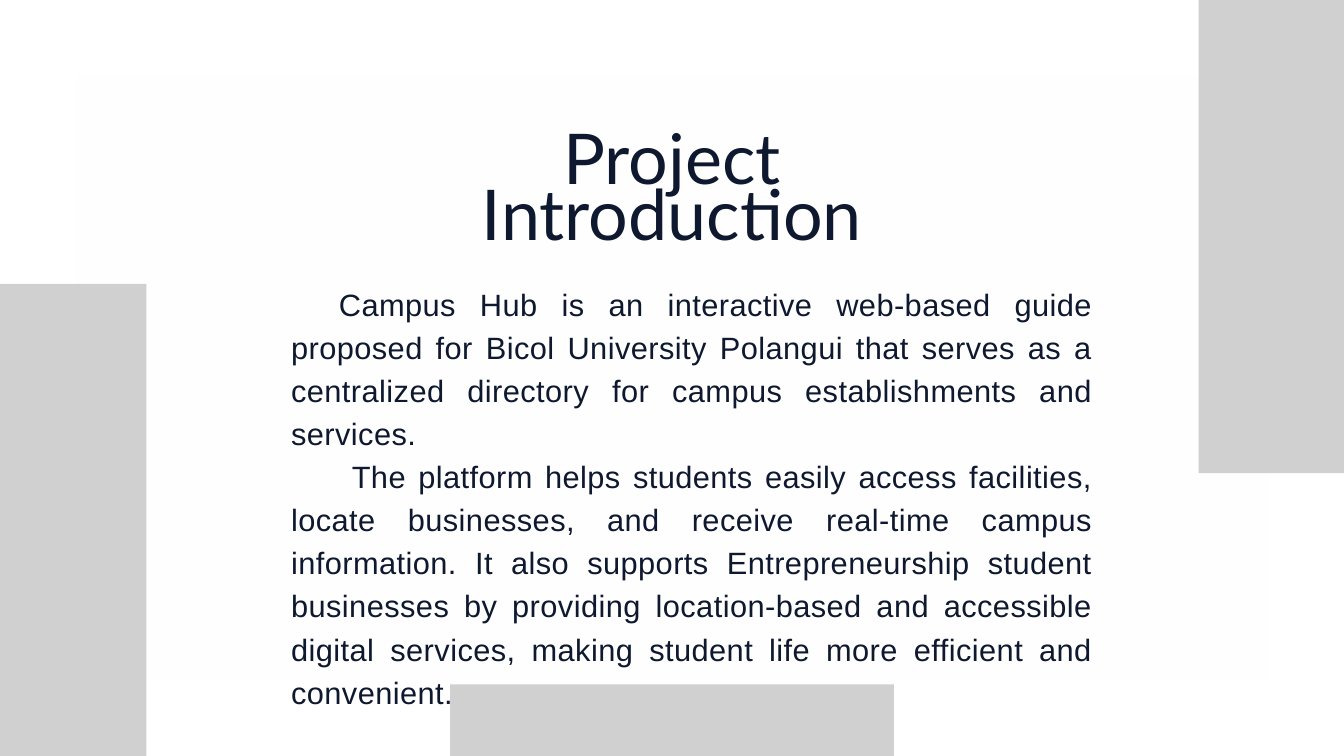
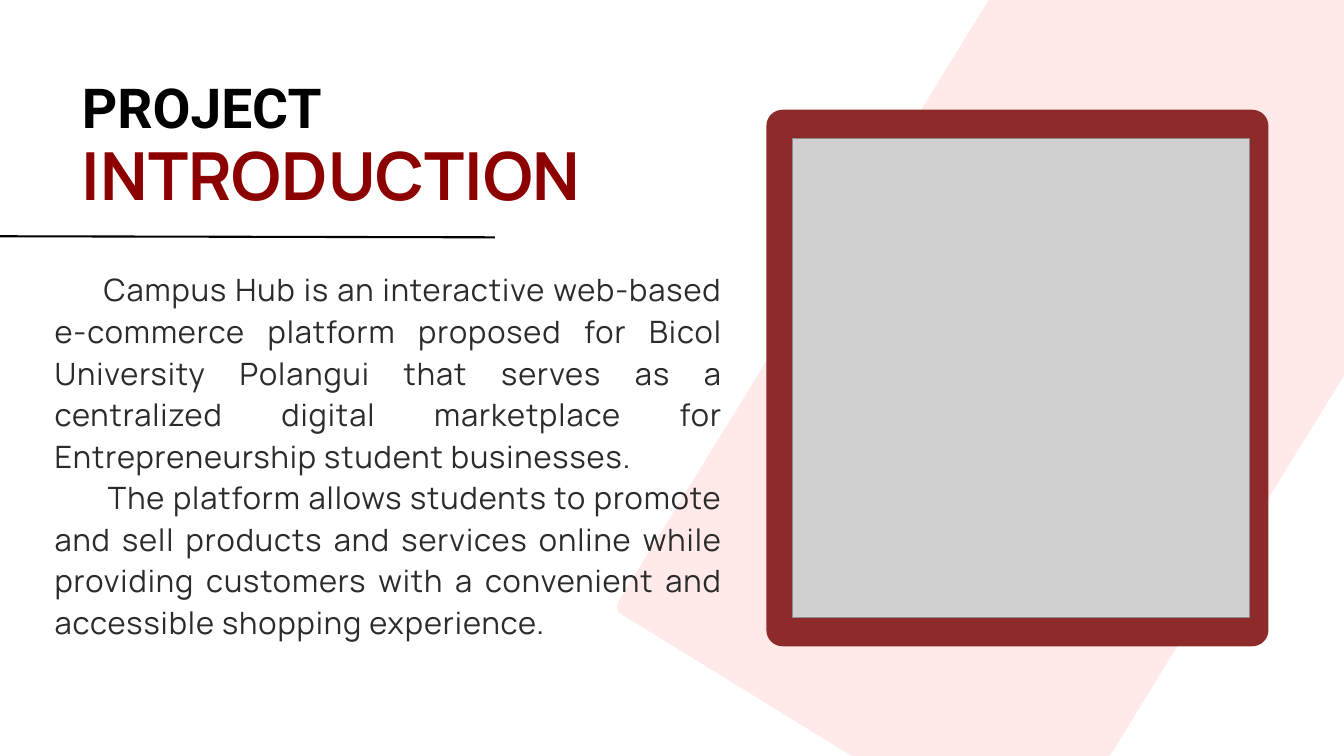
Before and after one commit to wahtoshiii/final-project-Code-breakers-BSIT2b, a slide deck: slide 2 of docs/Campus-Service-Hub-Code_breakers.pptx. Drawn at 1344x756 pixels with LibreOffice and Linux fonts; fonts in the diff are those of the drawing; grey boxes stand for pictures; background and template pictures are left out. Boxes give left, top, right and bottom in pixels: in the first picture for what was removed or moved away, otherwise in the second. Text is boxed around its words. In the diff, an @@ line names an element or a change of style, - is before the commit and + after.

Commit message:
chore: Update Campus-Service-Hub presentation file

```diff
--- a/docs/Campus-Service-Hub-Code_breakers.pptx
+++ b/docs/Campus-Service-Hub-Code_breakers.pptx
@@ freeform shape added at [614, 0, 1344, 756], fill #FFE9E9 @@
@@ picture removed at [1199, 0, 1344, 473] @@
@@ freeform shape removed at [76, 75, 1269, 680] @@
@@ text added at [82, 88, 322, 129], 59 pt, text #000000, bold @@
+PROJECT
@@ freeform shape added at [766, 110, 1268, 646], fill #8D2B2B @@
@@ picture added at [793, 139, 1249, 618] @@
@@ picture added at [794, 139, 1241, 618] @@
@@ text at [82, 151, 581, 201]: text changed; size 75 to 71 pt; font Lato to Manrope; text colour #0E182F to #8D0000; bold on @@
-Project Introduction
+INTRODUCTION
@@ line added from (0, 236) to (495, 237), #000000 2.25 pt @@
@@ picture removed at [0, 284, 146, 756] @@
@@ text at [55, 278, 721, 642]: text changed; font Arial to Manrope; text colour #0E182F to #2B2B2B @@
-Campus Hub is an interactive web-based guide proposed for Bicol University Polangui that serves as a centralized directory for campus establishments and services.
-The platform helps students easily access facilities, locate businesses, and receive real-time campus information. It also supports Entrepreneurship student businesses by providing location-based and accessible digital services, making student life more efficient and convenient.
+Campus Hub is an interactive web-based e-commerce platform proposed for Bicol University Polangui that serves as a centralized digital marketplace for Entrepreneurship student businesses.
+The platform allows students to promote and sell products and services online while providing customers with a convenient and accessible shopping experience.
@@ picture removed at [450, 684, 894, 756] @@
```
Also in this commit, not shown: 4 other slides changed, 4 slides added, 7 slides removed.
